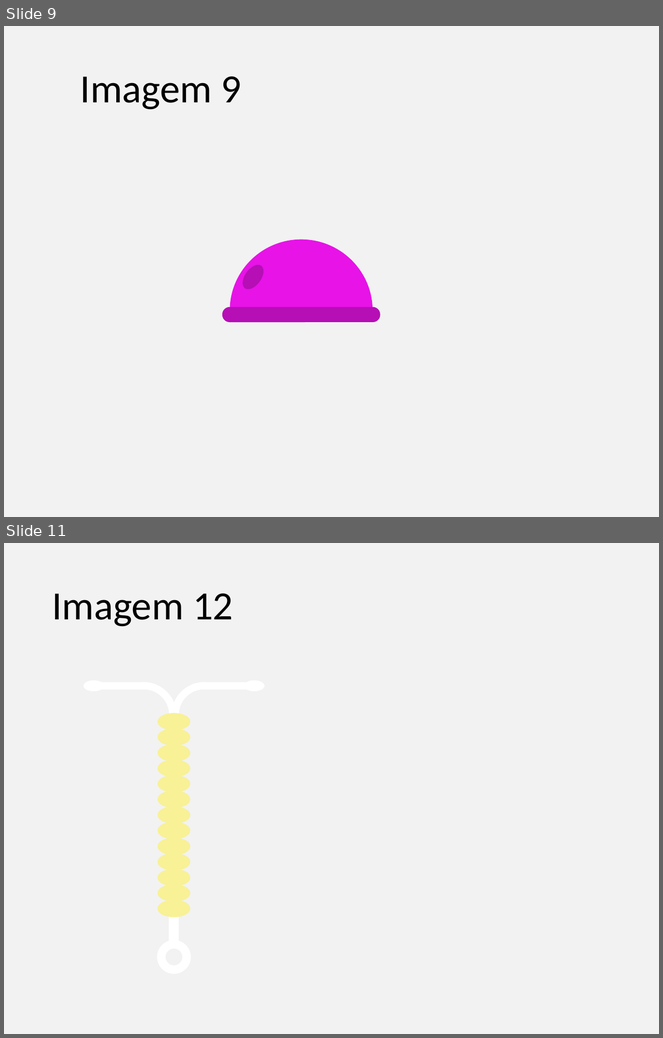
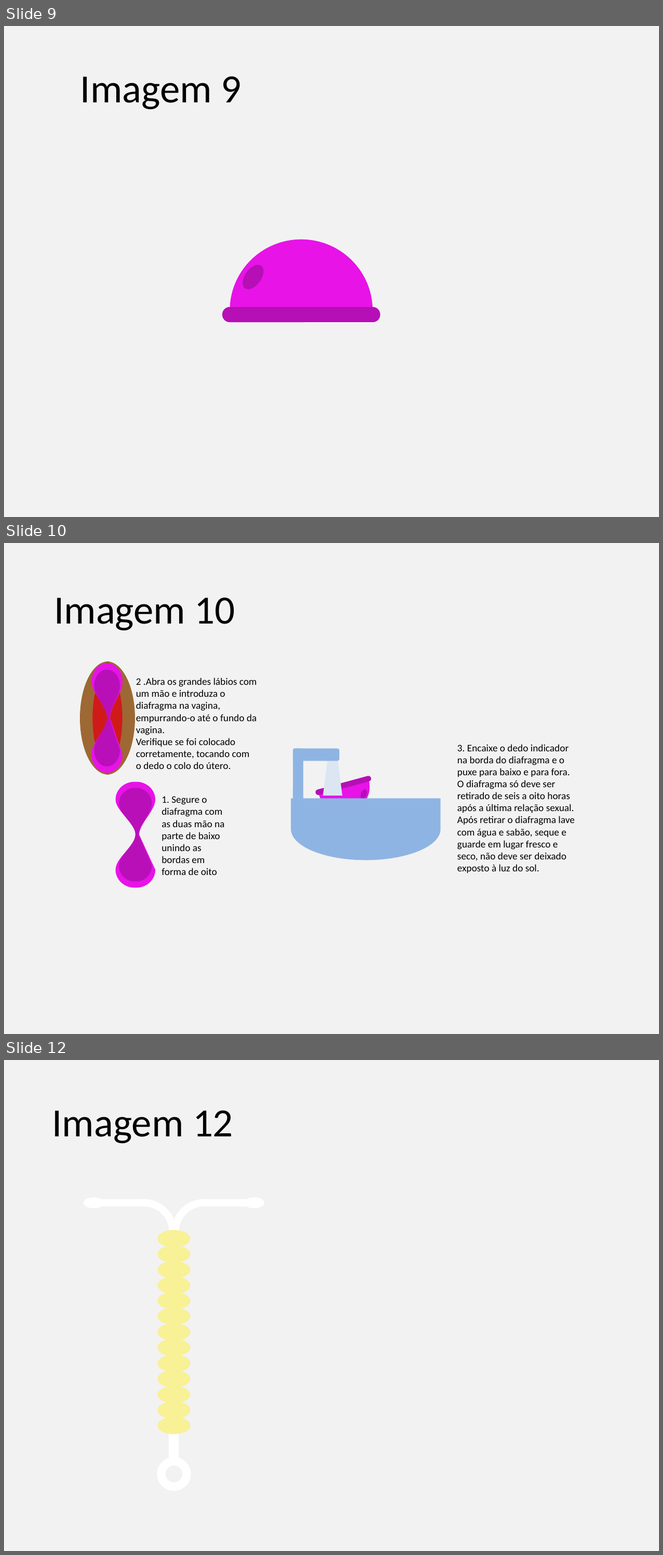
Before and after one commit to gustavogitzel/Discussex, a slide deck: Rascunhos/Imagens PrevContracep.pptx. Shown one above the other, each under a label of ours: slides 9 and 11 before the commit, slides 9, 10 and 12 after it; the slides between them are not shown. The pictures are 663x1038 and 663x1555 pixels, drawn with LibreOffice and Linux fonts; fonts in the diff are those of the drawing. Boxes give left, top, right and bottom in pixels: in the first picture for what was removed or moved away, otherwise in the second. Text is boxed around its words. In the diff, an @@ line names an element or a change of style, - is before the commit and + after.

```diff
--- a/Rascunhos/Imagens PrevContracep.pptx
+++ b/Rascunhos/Imagens PrevContracep.pptx
@@ slide 10 added at box(4, 543, 659, 1034), background #F2F2F2 @@
@@ title added at box(54, 598, 235, 631), 44 pt, text #000000 @@
+Imagem 10
@@ group added at box(80, 662, 135, 775): 2 moons, 2 freeform shapes, 1 ellipse @@
@@ text added at box(136, 678, 257, 769), 11 pt, text #000000 @@
+2 .Abra os grandes lábios com um mão e introduza o diafragma na vagina, empurrando-o até o fundo da vagina.
+Verifique se foi colocado corretamente, tocando com o dedo o colo do útero.
@@ text added at box(457, 744, 574, 873), 11 pt, text #000000 @@
+3. Encaixe o dedo indicador na borda do diafragma e o puxe para baixo e para fora. O diafragma só deve ser retirado de seis a oito horas após a última relação sexual.
+Após retirar o diafragma lave com água e sabão, seque e guarde em lugar fresco e seco, não deve ser deixado exposto à luz do sol.
@@ rounded rectangle added at box(293, 749, 304, 800), fill #8EB4E3 @@
@@ rounded rectangle added at box(293, 749, 339, 761), fill #8EB4E3 @@
@@ trapezoid added at box(323, 758, 343, 796), fill #DCE6F2 @@
@@ rounded rectangle added at box(315, 775, 372, 796), fill #B50FB5 @@
@@ freeform shape added at box(115, 782, 155, 888), fill #E713E7 @@
@@ freeform shape added at box(118, 788, 152, 882), fill #B90FB9 @@
@@ freeform shape added at box(319, 781, 375, 819), fill #E713E7 @@
@@ ellipse added at box(360, 788, 369, 800), fill #B50FB5 @@
@@ text added at box(162, 796, 224, 875), 11 pt, text #000000 @@
+1. Segure o diafragma com as duas mão na parte de baixo unindo as bordas em forma de oito
@@ flow chart delay added at box(291, 798, 440, 860), fill #8EB4E3 @@
@@ what was slide 11 is now slide 12 @@
```
Also in this commit, not shown: 7 slides changed, 3 other slides added, 1 slide removed.
